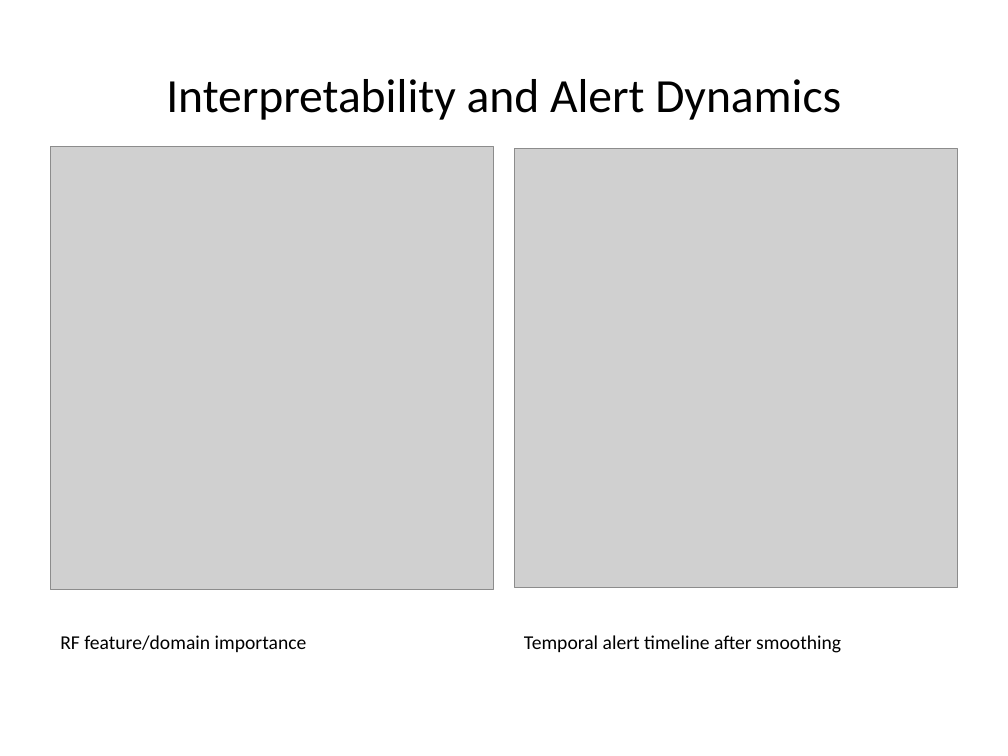
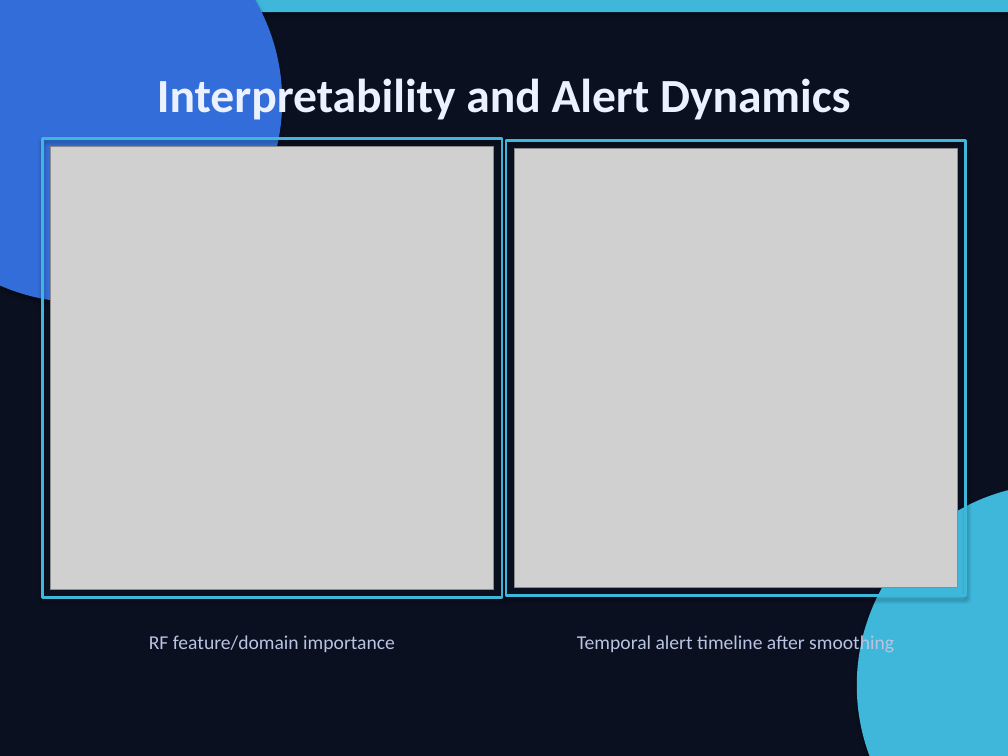
Before and after one commit to Naem-Haq/CTG, a slide deck: slide 8 of docs/ctg_benchmark_presentation.pptx. Drawn at 1008x756 pixels with LibreOffice and Linux fonts; fonts in the diff are those of the drawing; grey boxes stand for pictures. Boxes give left, top, right and bottom in pixels: in the first picture for what was removed or moved away, otherwise in the second. Text is boxed around its words. In the diff, an @@ line names an element or a change of style, - is before the commit and + after.

Commit message:
docs(slides): apply visual theme and frame alignment fixes

```diff
--- a/docs/ctg_benchmark_presentation.pptx
+++ b/docs/ctg_benchmark_presentation.pptx
@@ background #FFFFFF to #0B1020 @@
@@ rectangle added at box(0, 0, 1008, 12), fill #3EB7DB @@
@@ ellipse added at box(0, 0, 282, 302), fill #336DD9 @@
@@ title "Interpretability and Alert Dynamics" at box(157, 72, 851, 124): text colour #000000 to #ECF1FF, bold on @@
@@ rectangle added at box(42, 138, 502, 597), outline #3EB7DB 1.8 pt @@
@@ rectangle added at box(506, 140, 966, 595), outline #3EB7DB 1.8 pt @@
@@ ellipse added at box(857, 484, 1008, 756), fill #3EB7DB @@
@@ text "RF feature/domain importance" at box(149, 635, 395, 652): text colour #000000 to #B9C4E2; alignment left to centre @@
@@ text "Temporal alert timeline after smoothing" at box(577, 633, 894, 655): text colour #000000 to #B9C4E2; alignment left to centre @@
```
Also in this commit, not shown: 9 other slides changed, 1 other file.
